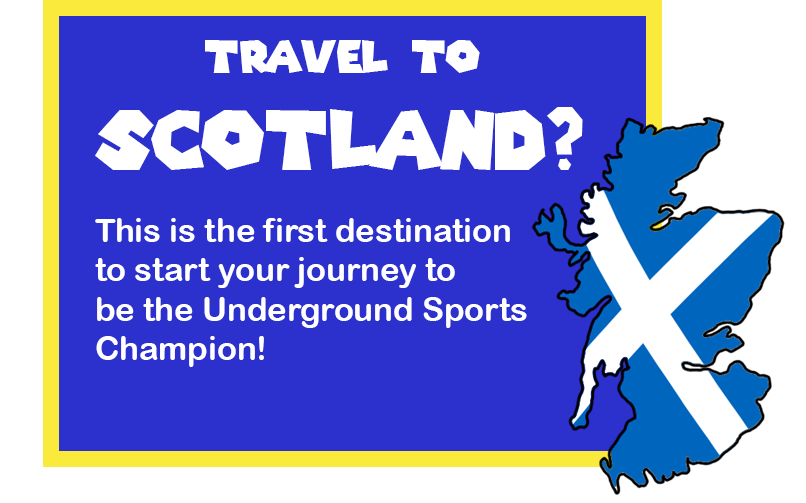
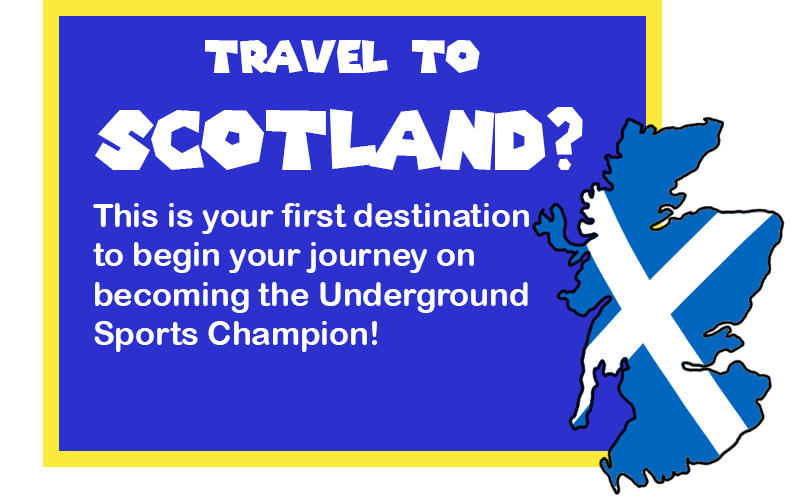
Layer changes from the first 806 × 503 image to the second:
renamed "This is the first destination to start your journey to be the" to "This is your first destination to begin your journey on becom", painted on it over [93, 203, 529, 367]
